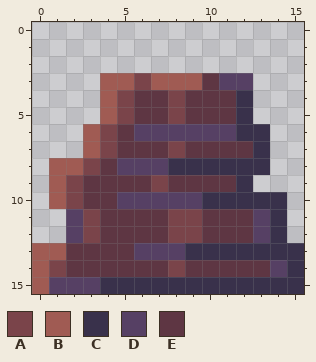
One commit to this pixel-art sprite: assets/sprites/deco/books1.png. The picture above was drawn from the file before the commit.
The file is 16x16 pixels.
Palette (. is transparent): A #7a444a  B #a05b53  C #39314b  D #564064  E #5e3643
Pixels before, first column x 0:
 3 ....BBABBBEDD...
 4 ....BAEEAEEEC...
 5 ....BAEEAEEEC...
 6 ...BAEDDDDDDCC..
 7 ...BAEEEAEEEEC..
 8 .BBAEDDDCCCCCC..
 9 .BAEEEEAEEEEC...
10 .BAEEDDDDDCCCCC.
11 ..DAEEEEAAEEEDC.
12 ..DAEEEEAAEEEDC.
13 BBEEEEDDDCCCCCCC
14 BAEEEEEEAEEEEEDC
15 BDDDCCCCCCCCCCCC
And afterwards:
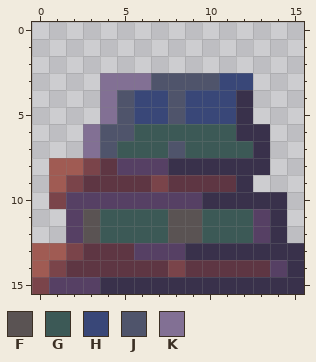
Colours new in this view: F #5a5353  G #3c5956  H #394778  J #4f546b  K #827094
Commit message: level, book deco tweaks
Diff:
Changed rows in their new state; - is an unchanged pixel.
first column x 0:
 3 ----KKKJJJJHH
 4 ----KJHHJHHH-
 5 ----KJHHJHHH-
 6 ---KJJGGGGGG-
 7 ---KJGGGJGGGG
10 -ADDD--------
11 ---FGGGGFFGGG
12 ---FGGGGFFGGG
13 --A----------
15 A------------
Where, in picture pixels (left, top, right, bottom), the same in both pictures:
changed: (32, 73, 253, 294)
